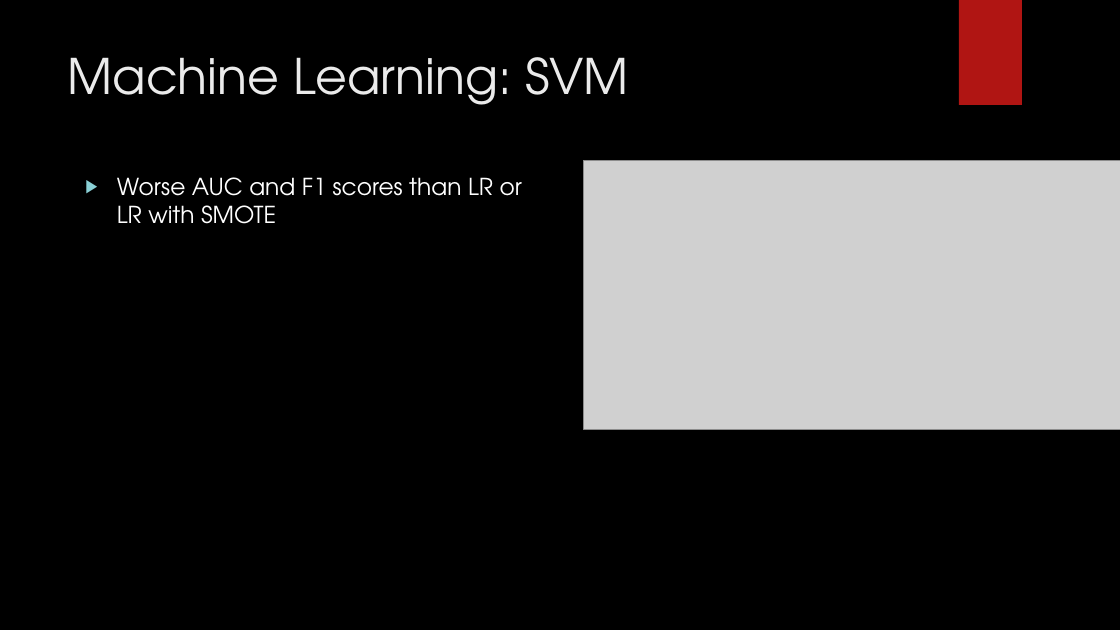
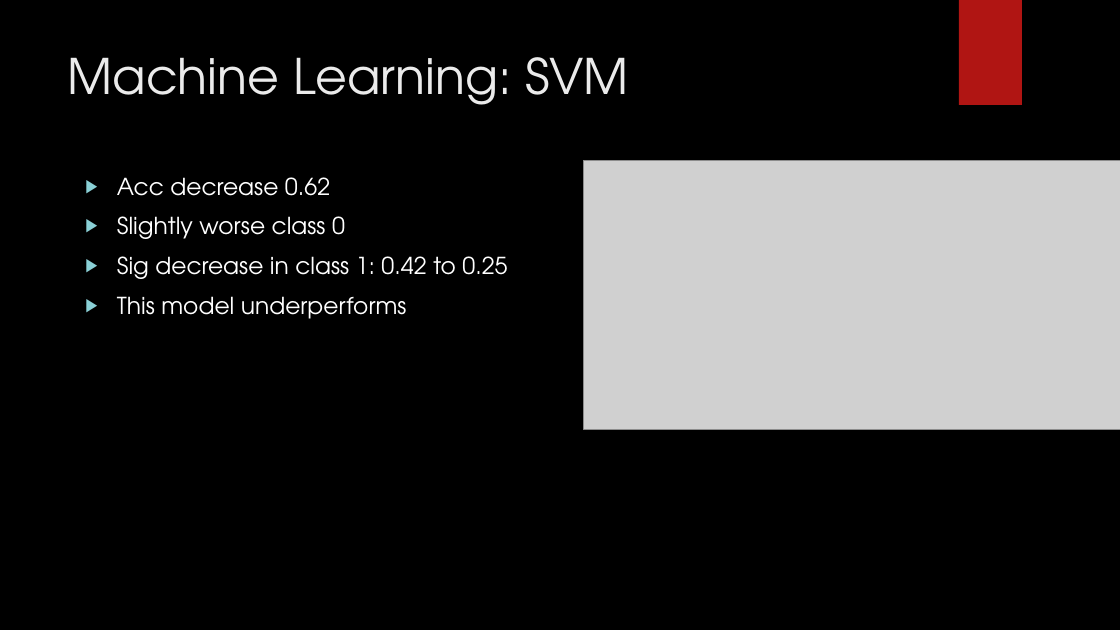
Before and after one commit to Vorlon41/Master-of-Data-Science-CU-Boulder-Colorado, a slide deck: slide 10 of Machine Learning/DTSA 5509 Introduction to Machine Learning Supervised Learning/Final/DTSA 5509 Supervised Learning Project.pptx. Drawn at 1120x630 pixels with LibreOffice and Linux fonts; fonts in the diff are those of the drawing; grey boxes stand for pictures; background and template pictures are left out. Boxes give left, top, right and bottom in pixels: in the first picture for what was removed or moved away, otherwise in the second. Text is boxed around its words. In the diff, an @@ line names an element or a change of style, - is before the commit and + after.

```diff
--- a/Machine Learning/DTSA 5509 Introduction to Machine Learning Supervised Learning/Final/DTSA 5509 Supervised Learning Project.pptx
+++ b/Machine Learning/DTSA 5509 Introduction to Machine Learning Supervised Learning/Final/DTSA 5509 Supervised Learning Project.pptx
@@ text at (x1=117, y1=177, x2=507, y2=319): text changed @@
-▶ Worse AUC and F1 scores than LR or LR with SMOTE
+▶ Acc decrease 0.62
+▶ Slightly worse class 0
+▶ Sig decrease in class 1: 0.42 to 0.25
+▶ This model underperforms
```
Also in this commit, not shown: 10 other slides changed, 1 slide added, 1 slide removed.
